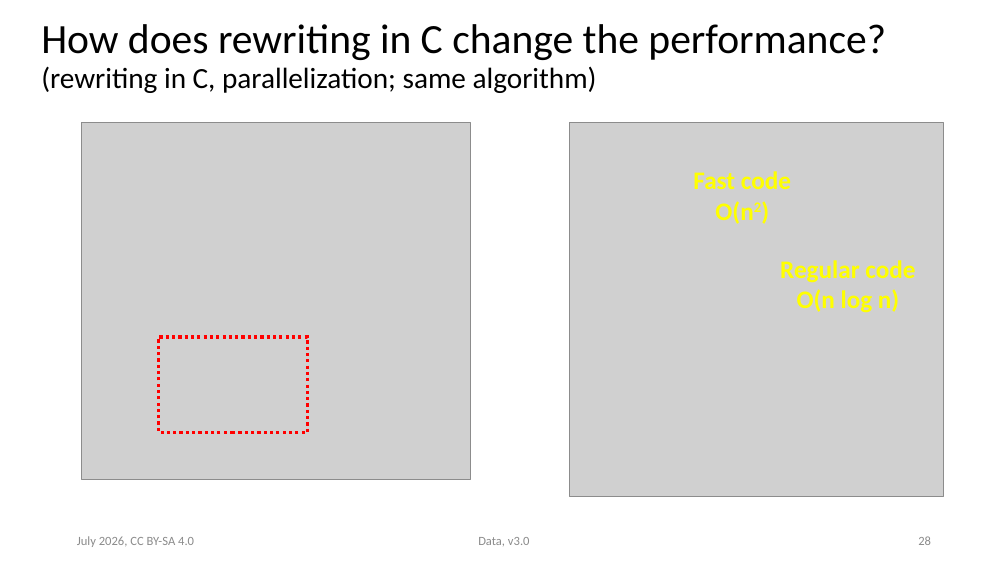
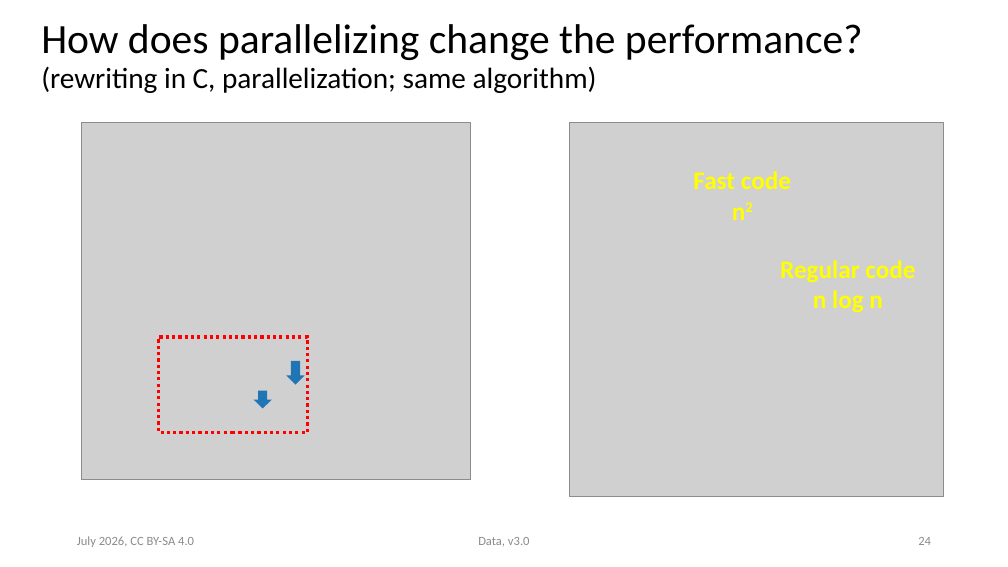
Before and after one commit to ASPP/data_class, a slide deck: slide 24 of data.pptx (slide 28 before the commit). Drawn at 1008x567 pixels with LibreOffice and Linux fonts; fonts in the diff are those of the drawing; grey boxes stand for pictures. Boxes give left, top, right and bottom in pixels: in the first picture for what was removed or moved away, otherwise in the second. Text is boxed around its words. In the diff, an @@ line names an element or a change of style, - is before the commit and + after.

```diff
--- a/data.pptx
+++ b/data.pptx
@@ title at [41, 24, 863, 93]: text changed @@
-How does rewriting in C change the performance?
-(rewriting in C, parallelization; same algorithm)
+How does parallelizing change the performance?
+(rewriting in C, parallelization; same algorithm)
@@ text at [715, 201, 753, 224]: text changed @@
-O(n2)
+n2
@@ text at [813, 290, 883, 313]: text changed @@
-O(n log n)
+n log n
@@ down arrow added at [287, 361, 305, 384], fill #2076B5 @@
@@ down arrow added at [253, 391, 271, 409], fill #2076B5 @@
@@ page number at [918, 537, 931, 545]: text changed @@
-28
+24
```
Also in this commit, not shown: 12 other slides changed, 1 slide added, 2 slides removed, 3 other files.
